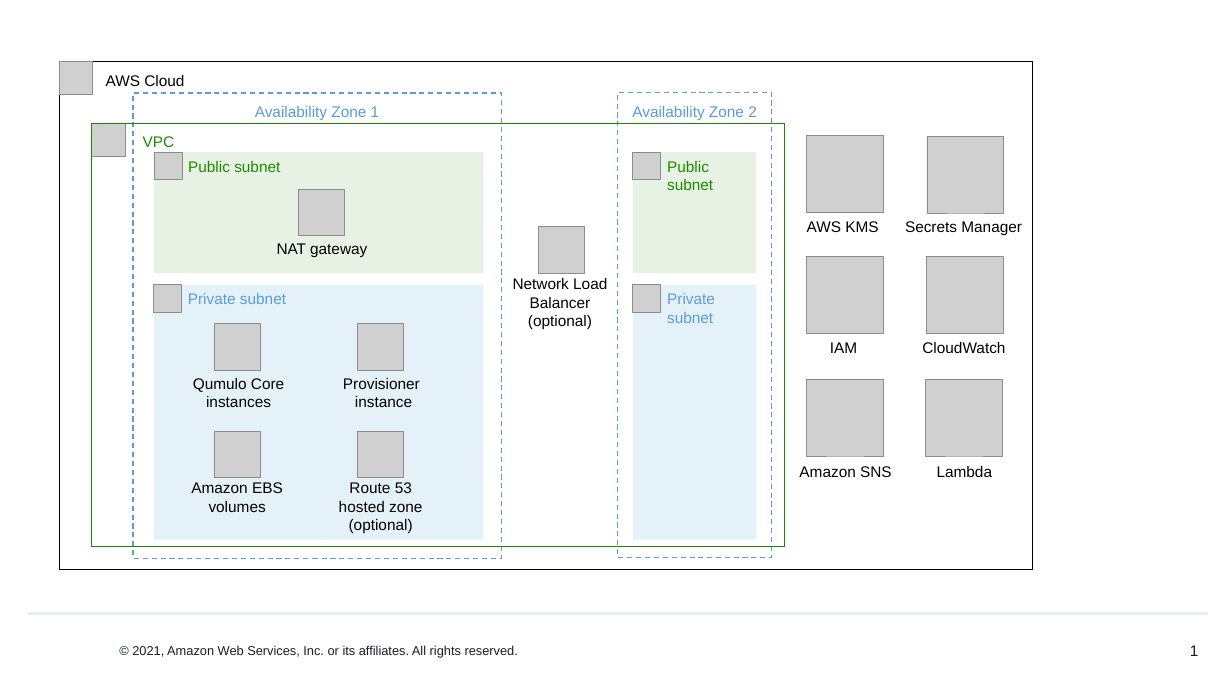
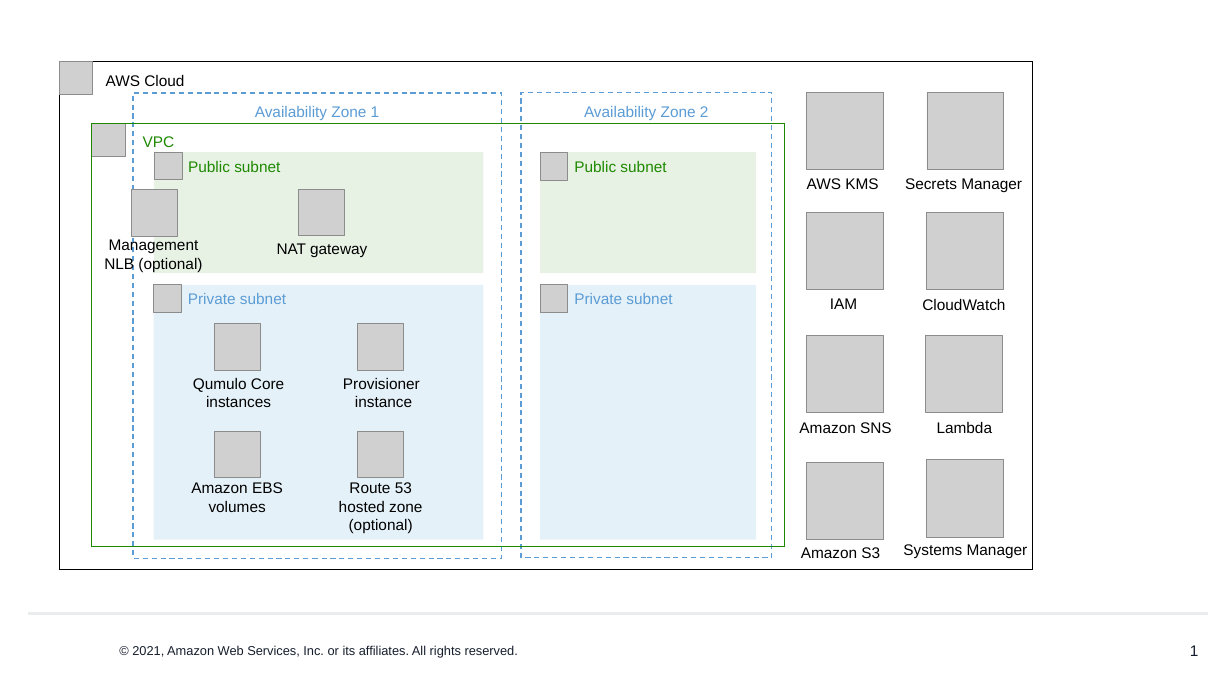
Before and after one commit to aws-quickstart/quickstart-qumulo-cloud-q, a slide deck: slide 1 of docs/images/architecture_diagram.pptx. Drawn at 1232x693 pixels with LibreOffice and Linux fonts; fonts in the diff are those of the drawing; grey boxes stand for pictures; background and template pictures are left out. Boxes give left, top, right and bottom in pixels: in the first picture for what was removed or moved away, otherwise in the second. Text is boxed around its words. In the diff, an @@ line names an element or a change of style, - is before the commit and + after.

```diff
--- a/docs/images/architecture_diagram.pptx
+++ b/docs/images/architecture_diagram.pptx
@@ rectangle "Availability Zone 2" resized from (x1=618, y1=92, x2=773, y2=557) to (x1=521, y1=92, x2=772, y2=557) @@
@@ picture moved from (x1=633, y1=152, x2=661, y2=180) to (x1=541, y1=152, x2=568, y2=180) @@
@@ rectangle "Public subnet" resized from (x1=633, y1=152, x2=756, y2=274) to (x1=541, y1=152, x2=757, y2=274) @@
@@ 6 pictures, 6 texts moved together from (x1=799, y1=136, x2=1022, y2=477) to (x1=799, y1=92, x2=1022, y2=433) @@
@@ picture moved from (x1=539, y1=227, x2=585, y2=274) to (x1=132, y1=189, x2=178, y2=236) @@
@@ text added at (x1=104, y1=238, x2=202, y2=272), 12 pt, text #000000 @@
+Management NLB (optional)
@@ text removed at (x1=513, y1=278, x2=607, y2=330) @@
-Network Load Balancer
-(optional)
@@ picture moved from (x1=633, y1=285, x2=661, y2=312) to (x1=541, y1=285, x2=568, y2=312) @@
@@ rectangle "Private subnet" resized from (x1=633, y1=285, x2=756, y2=540) to (x1=541, y1=285, x2=757, y2=540) @@
@@ picture added at (x1=806, y1=462, x2=884, y2=540) @@
@@ picture added at (x1=927, y1=460, x2=1005, y2=538) @@
@@ text added at (x1=801, y1=547, x2=880, y2=558), 12 pt, text #000000 @@
+Amazon S3
@@ text added at (x1=903, y1=544, x2=1028, y2=558), 12 pt, text #000000 @@
+Systems Manager
```
Also in this commit, not shown: 5 other files.
